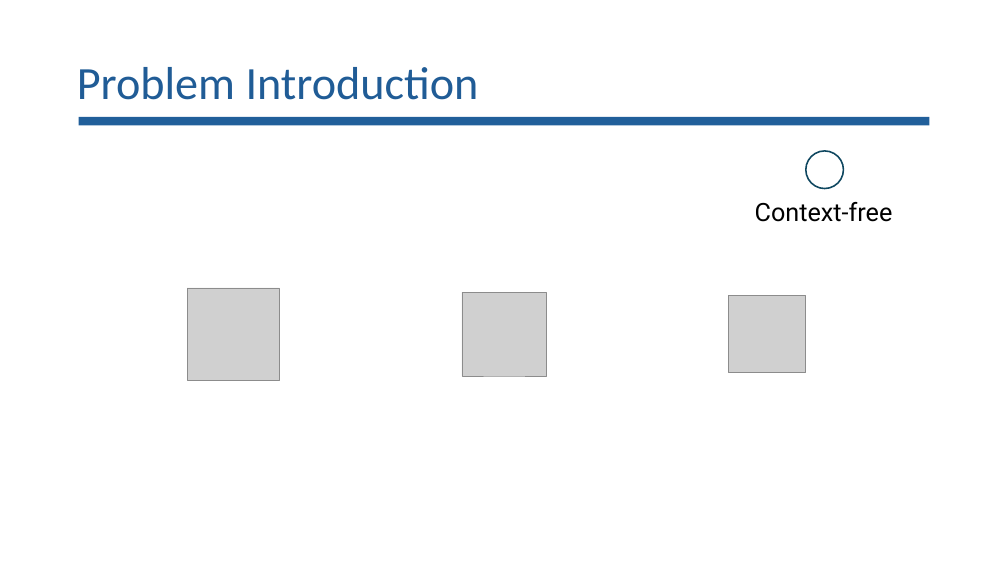
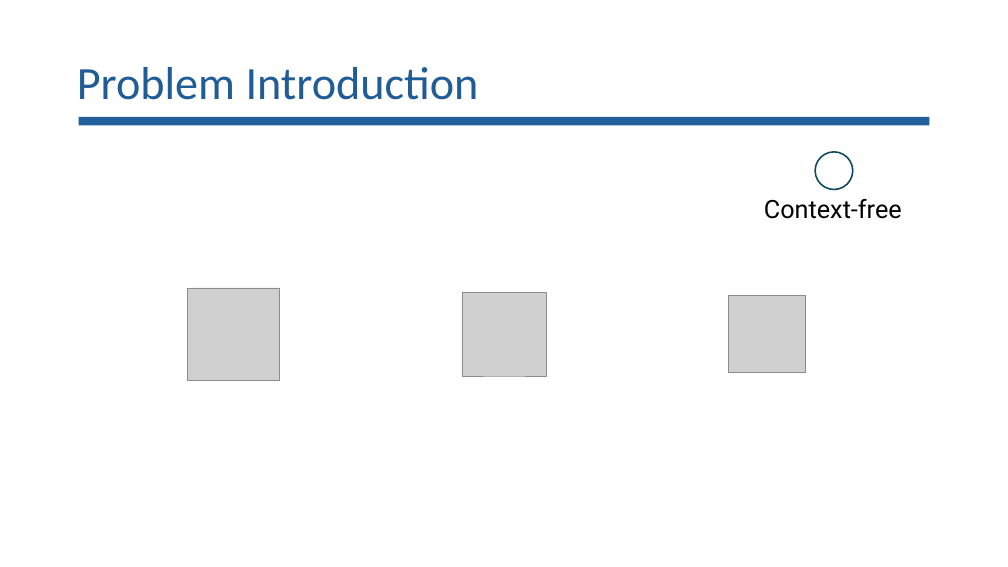
Before and after one commit to lorchrob/goblin_slides, a slide deck: slide 6 of goblin_slides.pptx. Drawn at 1008x567 pixels with LibreOffice and Linux fonts; fonts in the diff are those of the drawing; grey boxes stand for pictures. Boxes give left, top, right and bottom in pixels: in the first picture for what was removed or moved away, otherwise in the second. Text is boxed around its words. In the diff, an @@ line names an element or a change of style, - is before the commit and + after.

```diff
--- a/goblin_slides.pptx
+++ b/goblin_slides.pptx
@@ ellipse: place and size @@
-ellipse at [806,151,844,189]
+ellipse at [815,152,853,190]
@@ text "Context-free": place and size @@
-text "Context-free" at [755,202,893,222]
+text "Context-free" at [764,199,902,219]
```
Also in this commit, not shown: 10 other slides changed, 1 slide added.
